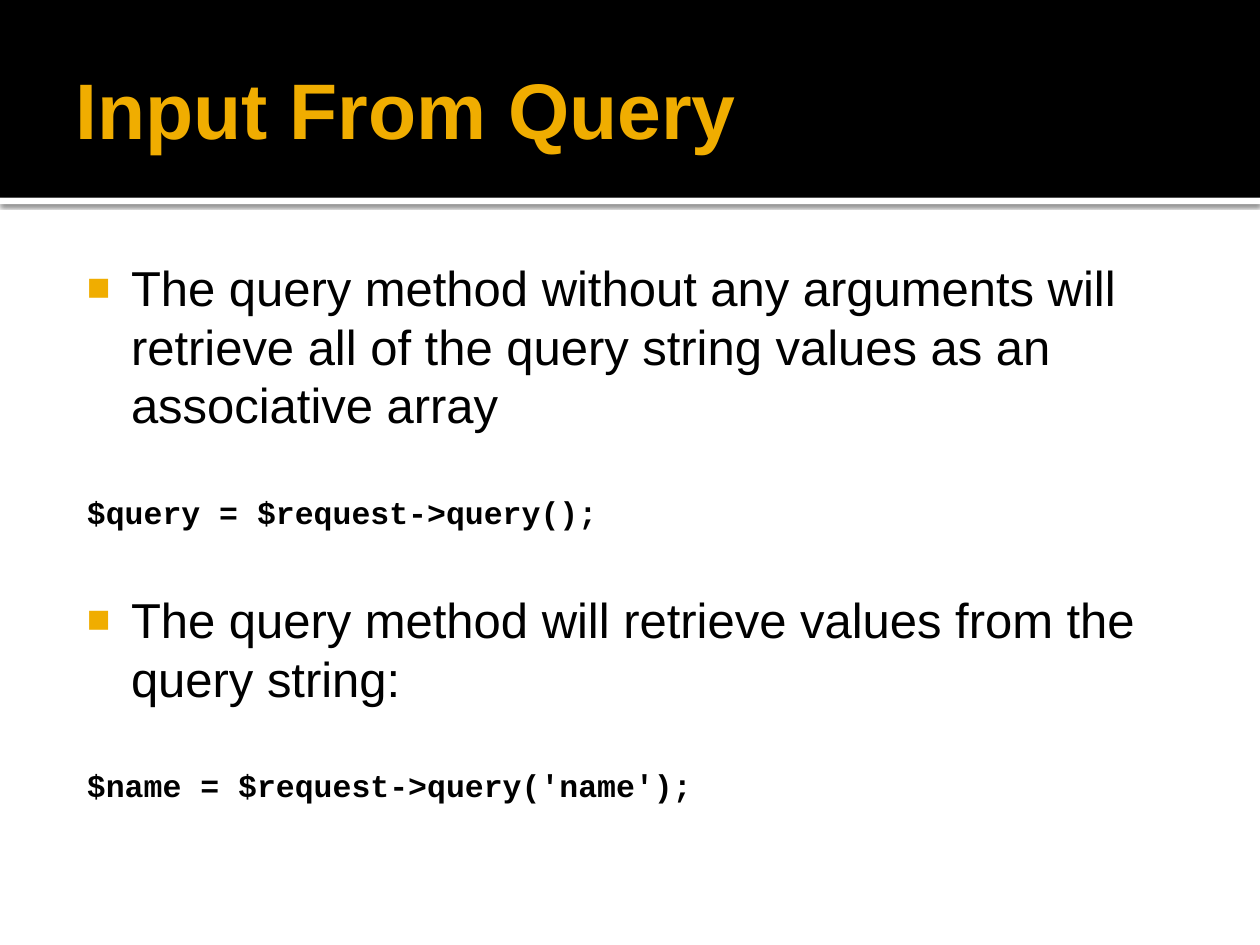
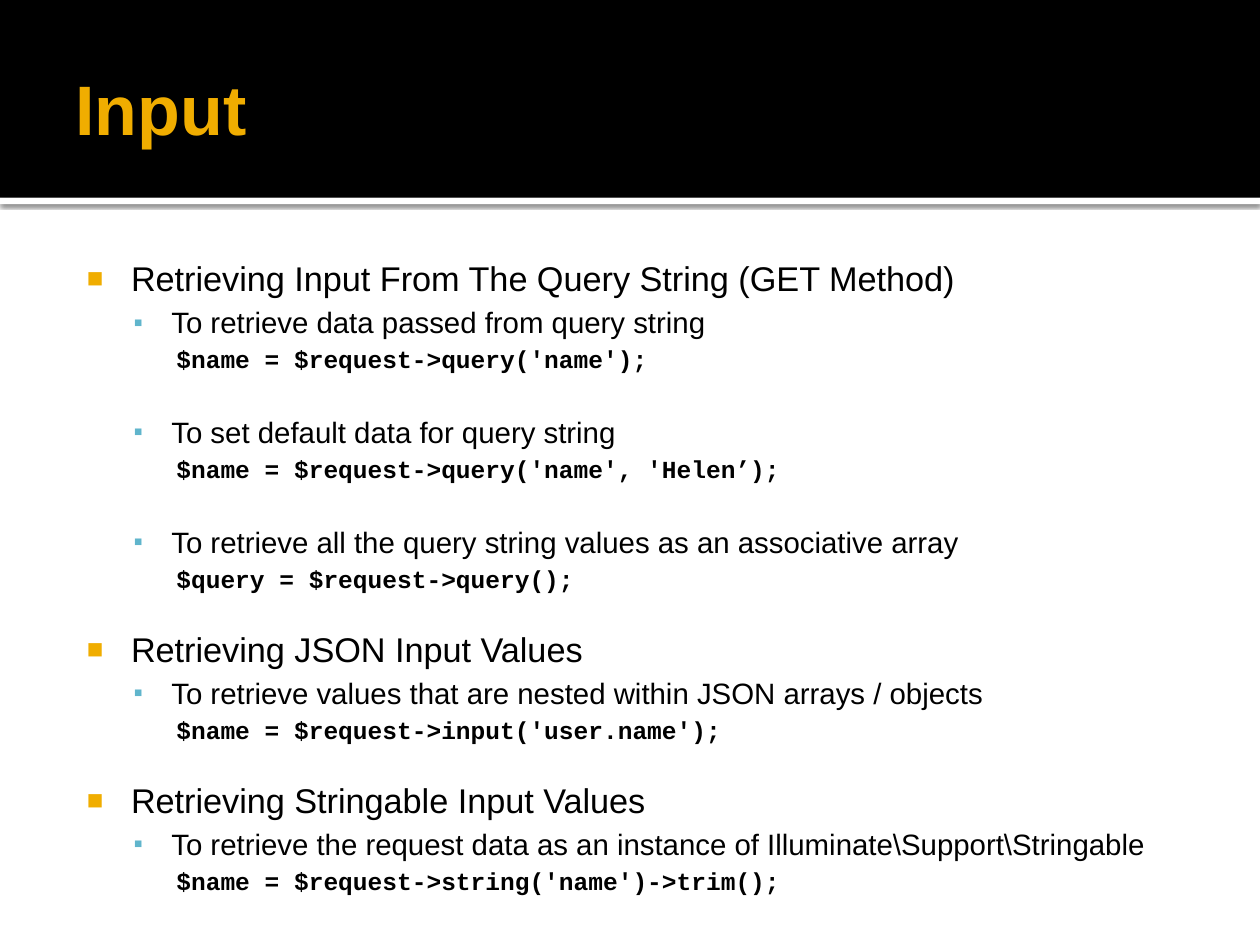
Before and after one commit to peraktechnology/laravel, a slide deck: slide 11 of 8. Request & Response/Laravel Request & Response.pptx (slide 20 before the commit). Drawn at 1260x945 pixels with LibreOffice and Linux fonts; fonts in the diff are those of the drawing; background and template pictures are left out. Boxes give left, top, right and bottom in pixels: in the first picture for what was removed or moved away, otherwise in the second. Text is boxed around its words. In the diff, an @@ line names an element or a change of style, - is before the commit and + after.

Commit message:
Request & Response

```diff
--- a/8. Request & Response/Laravel Request & Response.pptx
+++ b/8. Request & Response/Laravel Request & Response.pptx
@@ title at (76,87,247,148): text changed; size 45 to 40 pt @@
-Input From Query
+Input
@@ text at (131,266,958,559): text changed; size 28 to 16.8 pt @@
-■ The query method without any arguments will retrieve all of the query string values as an associative array
+■ Retrieving Input From The Query String (GET Method)
+  ▪ To retrieve data passed from query string
+    $name = $request->query('name');
+  ▪ To set default data for query string
+    $name = $request->query('name', 'Helen’);
+  ▪ To retrieve all the query string values as an associative array
@@ text at (176,570,574,593): size 18 to 14 pt in "$query = $request->query();"; list level 1 to 3 in "$query = $request->query();" @@
@@ text at (131,637,1144,896): text changed; size 28 to 16.8 pt @@
-■ The query method will retrieve values from the query string:
-$name = $request->query('name');
+■ Retrieving JSON Input Values
+  ▪ To retrieve values that are nested within JSON arrays / objects
+    $name = $request->input('user.name');
+■ Retrieving Stringable Input Values
+  ▪ To retrieve the request data as an instance of Illuminate\Support\Stringable
+    $name = $request->string('name')->trim();
```
Also in this commit, not shown: 14 other slides changed, 20 slides added, 16 slides removed.
